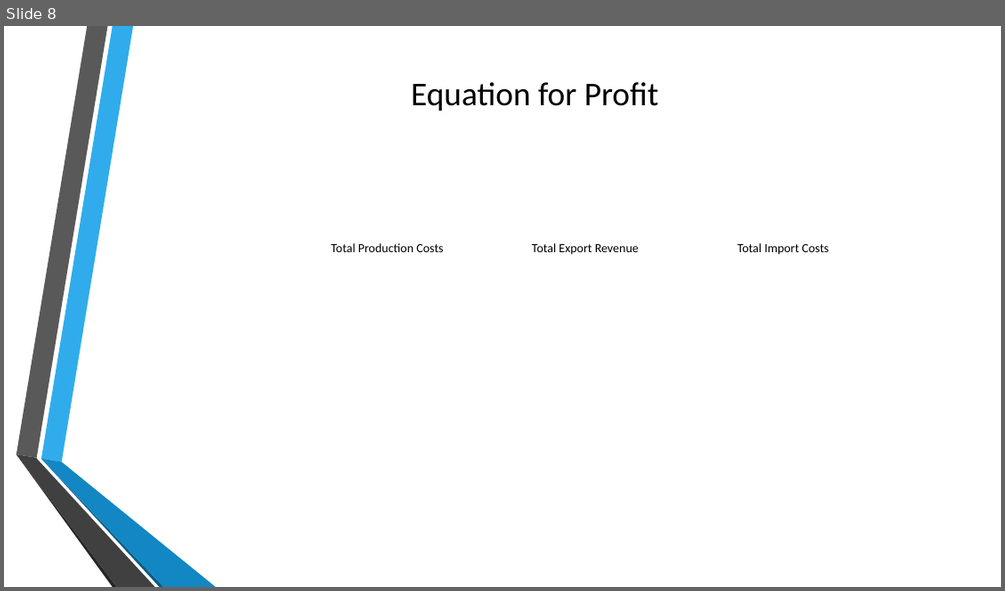
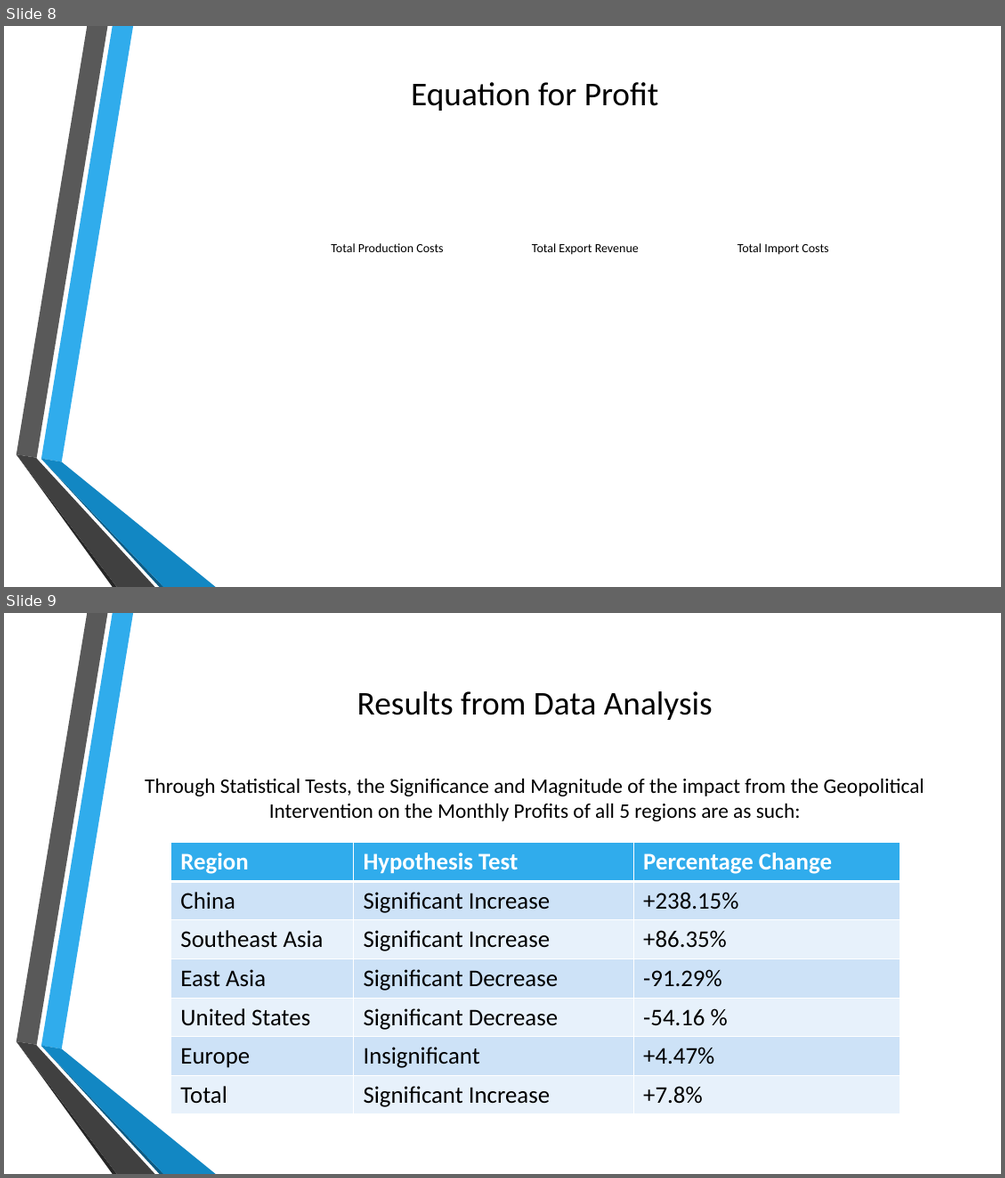
Before and after one commit to sheenest/SMA-Global-Semiconductor-Supply-Chain-Simulation, a slide deck: illustration_slides.pptx. Shown one above the other, each under a label of ours: slide 8 before the commit, slides 8 and 9 after it. The pictures are 1005x591 and 1005x1178 pixels, drawn with LibreOffice and Linux fonts; fonts in the diff are those of the drawing; grey boxes stand for pictures; background and template pictures are left out. Boxes give left, top, right and bottom in pixels: in the first picture for what was removed or moved away, otherwise in the second. Text is boxed around its words. In the diff, an @@ line names an element or a change of style, - is before the commit and + after.

```diff
--- a/illustration_slides.pptx
+++ b/illustration_slides.pptx
@@ slide 9 added at (4, 613, 1001, 1174), background picture (left out); not listed: 6 template elements that a slide beside it also shows @@
@@ title added at (357, 691, 712, 720), 32 pt, text #000000 @@
+Results from Data Analysis
@@ text added at (145, 778, 924, 821), 20 pt, text #000000 @@
+Through Statistical Tests, the Significance and Magnitude of the impact from the Geopolitical Intervention on the Monthly Profits of all 5 regions are as such:
@@ table added at (171, 843, 900, 1111), 7 rows, 3 columns @@
+Region | Hypothesis Test | Percentage Change
+China | Significant Increase | +238.15%
+Southeast Asia | Significant Increase | +86.35%
+East Asia | Significant Decrease | -91.29%
+United States | Significant Decrease | -54.16 %
+Europe | Insignificant | +4.47%
+Total | Significant Increase | +7.8%
```
